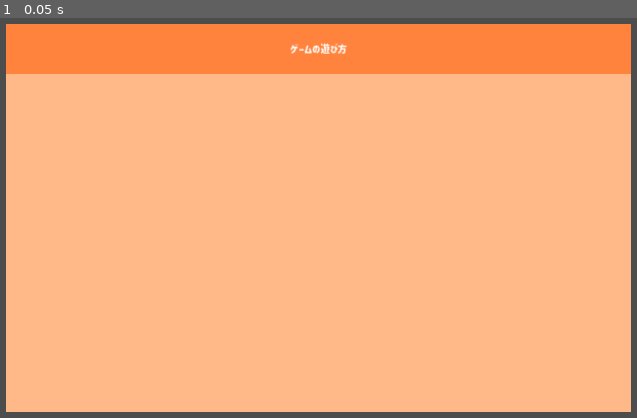
Above: before the commit, frame 1.
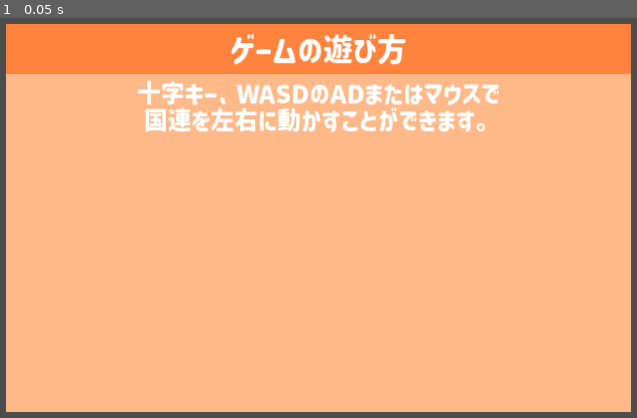
Above: after the commit, the same moment.

Repository: rikiaaaan/sustainable-development-game
Game: Godot game, scene res://howtoplay/howtoplay.tscn
The game is run twice, just before and just after one commit, with the same random seed, the same clock (stepped at 60 frames per second) and the same inputs. This scene is started directly instead of the project's main scene.
Inputs:
- Up to frame 1 (0.05 s): no input

The runs differ from the first frame. In frame 1, 4.5% of the frame differs, in the area x 21-79%, y 4-29%.

Commit message:
仮２

Diff:
--- a/howtoplay/howtoplay.tscn
+++ b/howtoplay/howtoplay.tscn
@@ -1,10 +1,15 @@
-[gd_scene load_steps=4 format=3 uid="uid://b5bvx73f0rbpt"]
+[gd_scene load_steps=5 format=3 uid="uid://b5bvx73f0rbpt"]
 
 [ext_resource type="Script" path="res://howtoplay/howtoplay.gd" id="1_fxiju"]
 [ext_resource type="FontFile" uid="uid://wdjb3s35qcvu" path="res://shared/font/Corporate-Logo-Rounded-Bold-ver3.otf" id="2_lvekj"]
 
 [sub_resource type="LabelSettings" id="LabelSettings_yojwf"]
 font = ExtResource("2_lvekj")
+font_size = 50
+
+[sub_resource type="LabelSettings" id="LabelSettings_tji1c"]
+font = ExtResource("2_lvekj")
+font_size = 40
 
 [node name="howtoplay" type="Node"]
 script = ExtResource("1_fxiju")
@@ -15,12 +20,7 @@
 offset_right = 40.0
 offset_bottom = 40.0
 
-[node name="Page0" type="Control" parent="Ui"]
-anchors_preset = 0
-offset_right = 40.0
-offset_bottom = 40.0
-
-[node name="ColorRect" type="ColorRect" parent="Ui/Page0"]
+[node name="ColorRect2" type="ColorRect" parent="Ui"]
 layout_mode = 0
 offset_left = 140.0
 offset_top = 50.0
@@ -29,20 +29,16 @@
 color = Color(1, 0.721569, 0.529412, 1)
 metadata/_edit_lock_ = true
 
-[node name="VBoxContainer" type="VBoxContainer" parent="Ui/Page0"]
-layout_mode = 0
+[node name="ColorRect" type="ColorRect" parent="Ui"]
+custom_minimum_size = Vector2(0, 80)
+layout_mode = 2
 offset_left = 140.0
 offset_top = 50.0
 offset_right = 1140.0
-offset_bottom = 670.0
-metadata/_edit_lock_ = true
-
-[node name="ColorRect" type="ColorRect" parent="Ui/Page0/VBoxContainer"]
-custom_minimum_size = Vector2(0, 80)
-layout_mode = 2
+offset_bottom = 130.0
 color = Color(1, 0.509804, 0.239216, 1)
 
-[node name="Label" type="Label" parent="Ui/Page0/VBoxContainer/ColorRect"]
+[node name="Label" type="Label" parent="Ui/ColorRect"]
 layout_mode = 0
 offset_right = 1000.0
 offset_bottom = 80.0
@@ -50,3 +46,21 @@
 label_settings = SubResource("LabelSettings_yojwf")
 horizontal_alignment = 1
 vertical_alignment = 1
+
+[node name="Page0" type="Control" parent="Ui"]
+anchors_preset = 0
+offset_right = 40.0
+offset_bottom = 40.0
+
+[node name="Label" type="Label" parent="Ui/Page0"]
+layout_mode = 0
+offset_left = 140.0
+offset_top = 140.0
+offset_right = 1140.0
+offset_bottom = 228.0
+text = "十字キー、WASDのADまたはマウスで
+国連を左右に動かすことができます。"
+label_settings = SubResource("LabelSettings_tji1c")
+horizontal_alignment = 1
+
+[node name="Node2D" type="Node2D" parent="Ui/Page0"]
